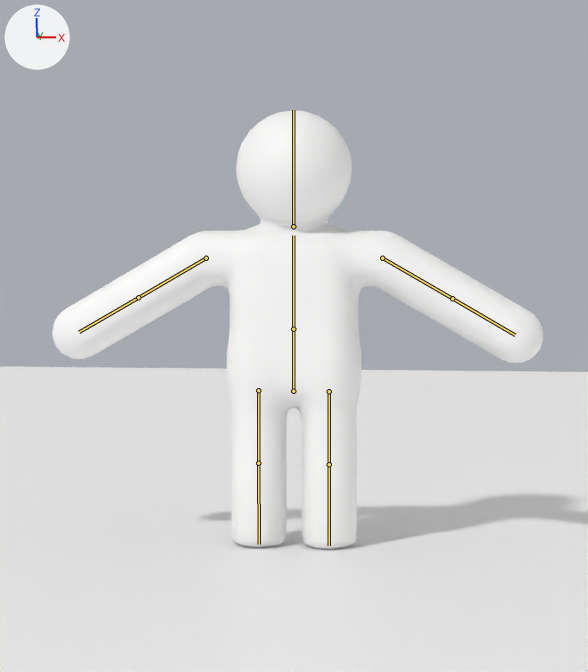
One commit to the Blender file blender/character.blend: the scene before it, then after it.
Camera for both pictures: the file's camera 'Camera'. The lights are fixed; the arrows at upper left show +X, +Y and +Z. The older version comes first. The bones that change, and the others that lie on the model, are drawn over the model as lines.

In view in the first picture: 'Character', 'Ground'.
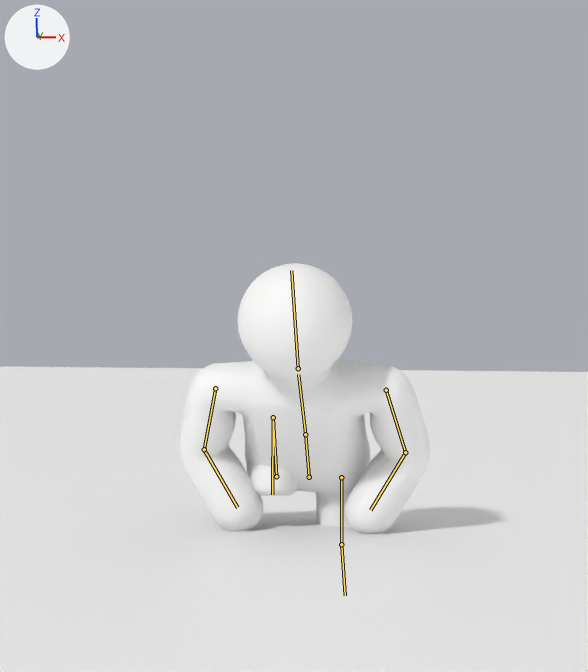
The newer file adds an action. The first version stands in its rest pose; the second is drawn at frame 22 of the action 'SwimOut'.

What the commit changed:
Bone 'hips' (bone_hips) moves from (0.0, 0.0, 0.0) to (0.0, -0.48, -0.63).
Bone 'hips' (bone_hips) turns from (0, 0, 0) to (35, 0, 0) degrees about its own x, y and z.
Bone 'spine' (bone_spine) turns from (0, 0, 0) to (7, 0, 0) degrees about its own x, y and z.
Bone 'head' (bone_head) turns from (0, 0, 0) to (-14, 0, 0) degrees about its own x, y and z.
Bone 'upper_arm.R' (bone_upper_arm_r) turns from (0, 0, 0) to (15, -6, 45) degrees about its own x, y and z.
Bone 'forearm.R' (bone_forearm_r) turns from (0, 0, 0) to (34, -11, 37) degrees about its own x, y and z.
Bone 'upper_arm.L' (bone_upper_arm_l) turns from (0, 0, 0) to (15, 6, -45) degrees about its own x, y and z.
Bone 'forearm.L' (bone_forearm_l) turns from (0, 0, 0) to (34, 11, -37) degrees about its own x, y and z.
Bone 'thigh.R' (bone_thigh_r) turns from (0, 0, 0) to (-168, 0, 0) degrees about its own x, y and z.
Bone 'shin.R' (bone_shin_r) turns from (0, 0, 0) to (-151, 0, 0) degrees about its own x, y and z.
Bone 'thigh.L' (bone_thigh_l) turns from (0, 0, 0) to (37, 0, 0) degrees about its own x, y and z.
Bone 'shin.L' (bone_shin_l) turns from (0, 0, 0) to (-38, 0, 0) degrees about its own x, y and z.

What differs and where, as boxes [x1, y1, x2, y2] in the pictures (588 x 672 px):
'Character', posed
    before: [52, 111, 543, 549]
    after: [180, 263, 430, 534]
bone 'hips', root to tip
    before: (293, 391) to (293, 329)
    after: (309, 477) to (305, 434)
bone 'spine', root to tip
    before: (293, 329) to (293, 235)
    after: (305, 434) to (298, 374)
bone 'head', root to tip
    before: (293, 226) to (293, 110)
    after: (298, 368) to (291, 270)
bone 'upper_arm.R', root to tip
    before: (206, 258) to (138, 297)
    after: (215, 388) to (204, 449)
bone 'forearm.R', root to tip
    before: (138, 297) to (79, 332)
    after: (204, 449) to (237, 507)
bone 'upper_arm.L', root to tip
    before: (382, 258) to (452, 298)
    after: (386, 390) to (405, 452)
bone 'forearm.L', root to tip
    before: (452, 298) to (515, 335)
    after: (405, 452) to (370, 510)
bone 'thigh.R', root to tip
    before: (258, 390) to (258, 463)
    after: (276, 476) to (273, 417)
bone 'shin.R', root to tip
    before: (258, 463) to (259, 544)
    after: (273, 417) to (272, 494)
bone 'thigh.L', root to tip
    before: (329, 391) to (329, 464)
    after: (341, 477) to (341, 544)
bone 'shin.L', root to tip
    before: (329, 464) to (329, 545)
    after: (341, 544) to (345, 595)
